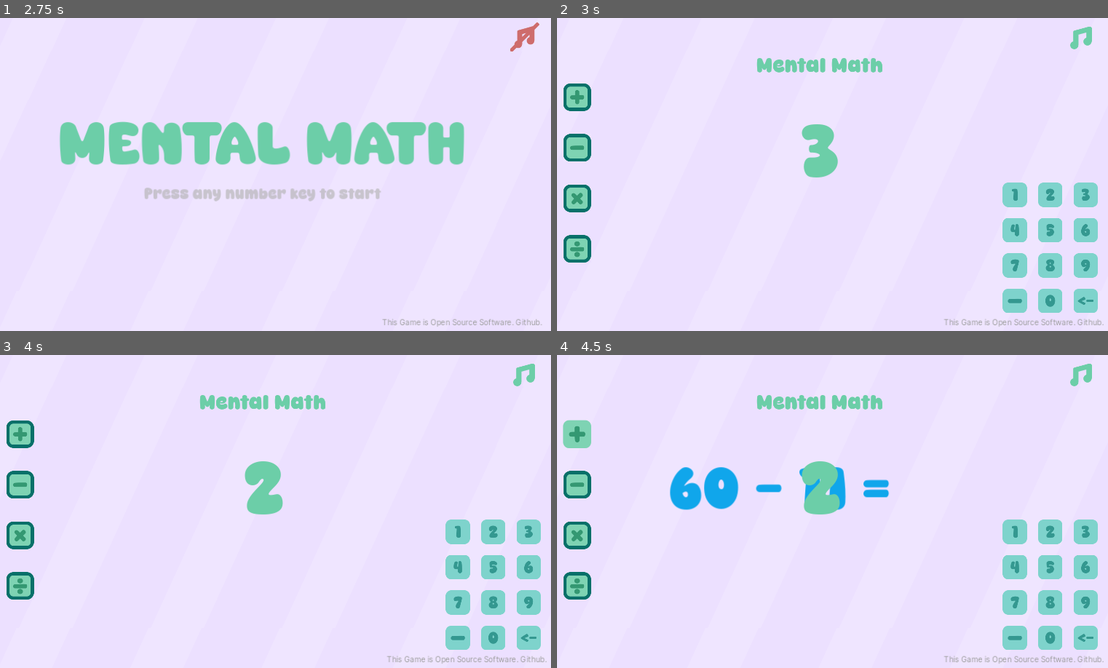
Above: before the commit, frames 1-4 (two rows, left to right).
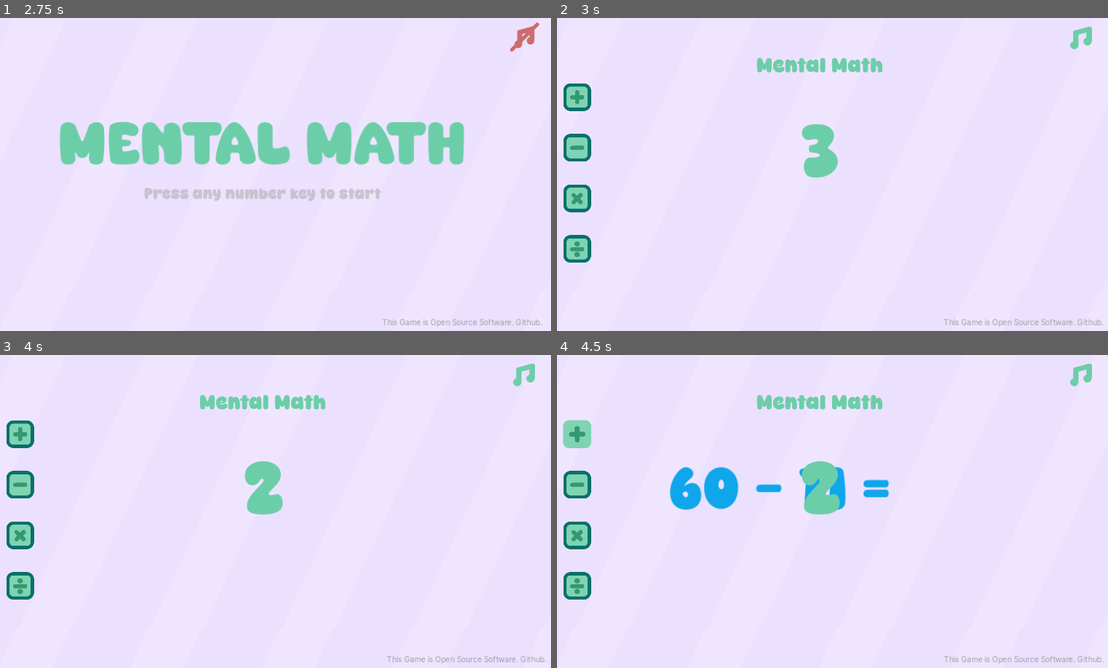
Above: after the commit, the same moments.

Repository: muhdsalm/mental-math-website
Game: Godot game, scene res://scenes/start_screen.tscn
The game is run twice, just before and just after one commit, with the same random seed, the same clock (stepped at 60 frames per second) and the same inputs.
Inputs (mouse positions are in pixels of both pictures, inside the frame that each line leads up to):
- Up to frame 1 (2.75 s): click (523, 36) at 0.5 s; click (523, 36) at 1.25 s; click (523, 36) at 2 s
- Up to frame 2 (3 s): tap Enter at 2.75 s; move the mouse to (948, 155) at 2.77 s; tap 1 (any_number_key) at 2.85 s
- Up to frame 3 (4 s): click (451, 489) at 3.52 s; type "12" at 3.6 s
- Up to frame 4 (4.5 s): click (579, 433) at 4.27 s

Frame 1 is identical in both runs. In frame 2, 4.0% of the frame differs, in the area x 80-99%, y 52-95%; in frame 3, 4.0%; in frame 4, 4.0%.

Commit message:
Fix the loading screen by using a custom HTML shell

Diff:
--- a/main UI design.svg
+++ b/main UI design.svg
@@ -27,9 +27,9 @@
      inkscape:pagecheckerboard="0"
      inkscape:deskcolor="#d1d1d1"
      inkscape:document-units="px"
-     inkscape:zoom="0.3105074"
-     inkscape:cx="2769.6602"
-     inkscape:cy="481.47"
+     inkscape:zoom="0.29119698"
+     inkscape:cx="2846.8701"
+     inkscape:cy="853.37422"
      inkscape:window-width="1366"
      inkscape:window-height="697"
      inkscape:window-x="0"
@@ -476,7 +476,10 @@
          x="353.01001"
          y="407.11325"
          id="text72"
-         transform="scale(1.0387479,0.96269749)"><tspan
+         transform="scale(1.0387479,0.96269749)"
+         inkscape:export-filename="assets/Splash Screen.png"
+         inkscape:export-xdpi="96"
+         inkscape:export-ydpi="96"><tspan
            sodipodi:role="line"
            id="tspan72"
            x="353.01001"
@@ -529,14 +532,14 @@
        y="-499.76703"
        id="text4"><tspan
          sodipodi:role="line"
-         id="tspan4"></tspan></text><text
+         id="tspan4" /></text><text
        xml:space="preserve"
        style="font-size:53.3333px;font-family:'Super Caramel';-inkscape-font-specification:'Super Caramel';text-align:center;text-anchor:middle;fill:#349890;fill-opacity:1;stroke:#087069;stroke-width:10"
        x="109.35757"
        y="-496.85278"
        id="text5"><tspan
          sodipodi:role="line"
-         id="tspan5"></tspan></text><rect
+         id="tspan5" /></text><rect
        style="fill:#7ed3b3;fill-opacity:1;stroke:#087069;stroke-width:31.1035;stroke-dasharray:none;stroke-opacity:1"
        id="rect40-2"
        width="424.16431"
--- a/project.godot
+++ b/project.godot
@@ -15,6 +15,7 @@
 config/features=PackedStringArray("4.3", "GL Compatibility")
 boot_splash/bg_color=Color(0.937255, 0.898039, 1, 1)
 boot_splash/image="res://assets/Splash Screen.png"
+boot_splash/fullsize=false
 config/icon="res://icon.png"
 
 [autoload]
--- a/scenes/main_scene.tscn
+++ b/scenes/main_scene.tscn
@@ -459,6 +459,7 @@
 vertical_alignment = 2
 
 [node name="Numpads" type="Node2D" parent="."]
+visible = false
 position = Vector2(1032, 437)
 script = ExtResource("24_2lfe6")
 metadata/_edit_group_ = true
Binary file changed: assets/Splash Screen.png
Not shown, added: index.html
